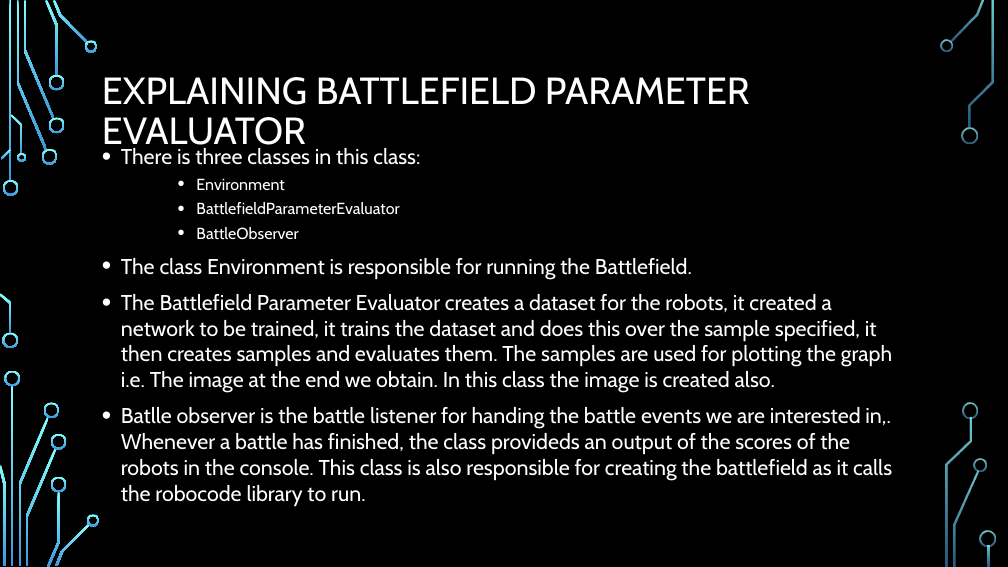
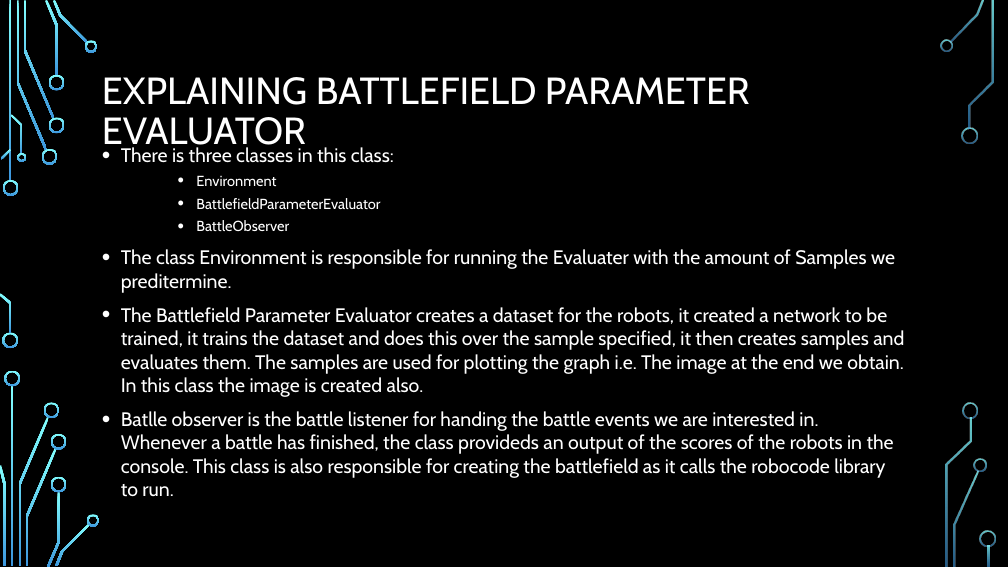
Before and after one commit to kacper97/NeuralNetworks, a slide deck: slide 3 of Presentation 3.pptx. Drawn at 1008x567 pixels with LibreOffice and Linux fonts; fonts in the diff are those of the drawing; background and template pictures are left out. Boxes give left, top, right and bottom in pixels: in the first picture for what was removed or moved away, otherwise in the second. Text is boxed around its words. In the diff, an @@ line names an element or a change of style, - is before the commit and + after.

```diff
--- a/Presentation 3.pptx
+++ b/Presentation 3.pptx
@@ text at <box>121,147,904,397</box>: size 20.4 to 18.6 pt in "There is three classes in this class:", "The Battlefield Parameter Evaluator creates a dataset ..."; size 15.3 to 13.9 pt in "Environment", "BattlefieldParameterEvaluator", "BattleObserver" @@
@@ text at <box>121,249,895,293</box>: text changed; size 20.4 to 18.6 pt @@
-• The class Environment is responsible for running the Battlefield.
+• The class Environment is responsible for running the Evaluater with the amount of Samples we preditermine.
@@ text at <box>121,411,894,497</box>: text changed; size 20.4 to 18.6 pt @@
-• Batlle observer is the battle listener for handing the battle events we are interested in,. Whenever a battle has finished, the class provideds an output of the scores of the robots in the console. This class is also responsible for creating the battlefield as it calls the robocode library to run.
+• Batlle observer is the battle listener for handing the battle events we are interested in. Whenever a battle has finished, the class provideds an output of the scores of the robots in the console. This class is also responsible for creating the battlefield as it calls the robocode library to run.
```
Also in this commit, not shown: 2 other slides changed, 1 slide added, 1 slide removed.
